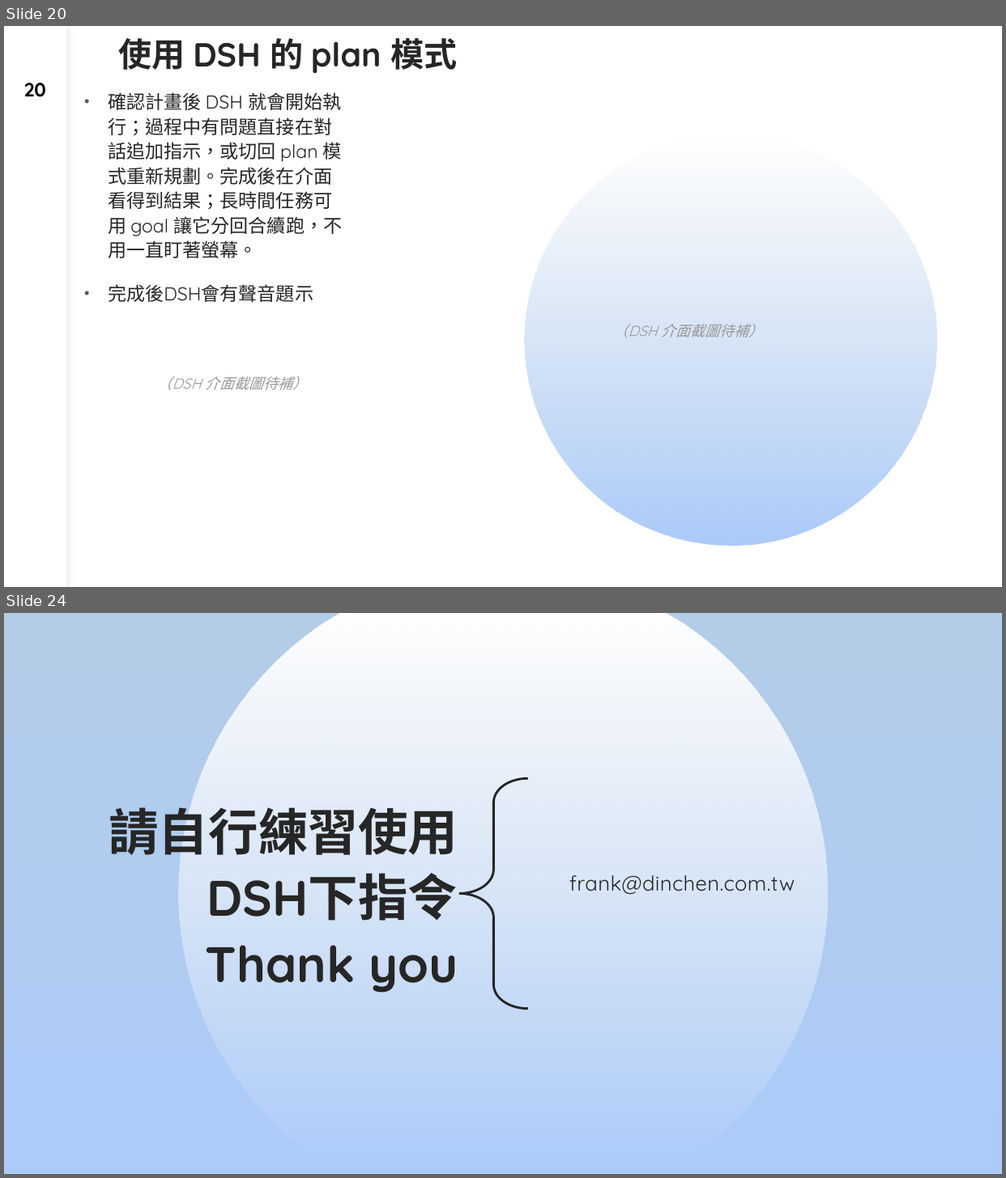
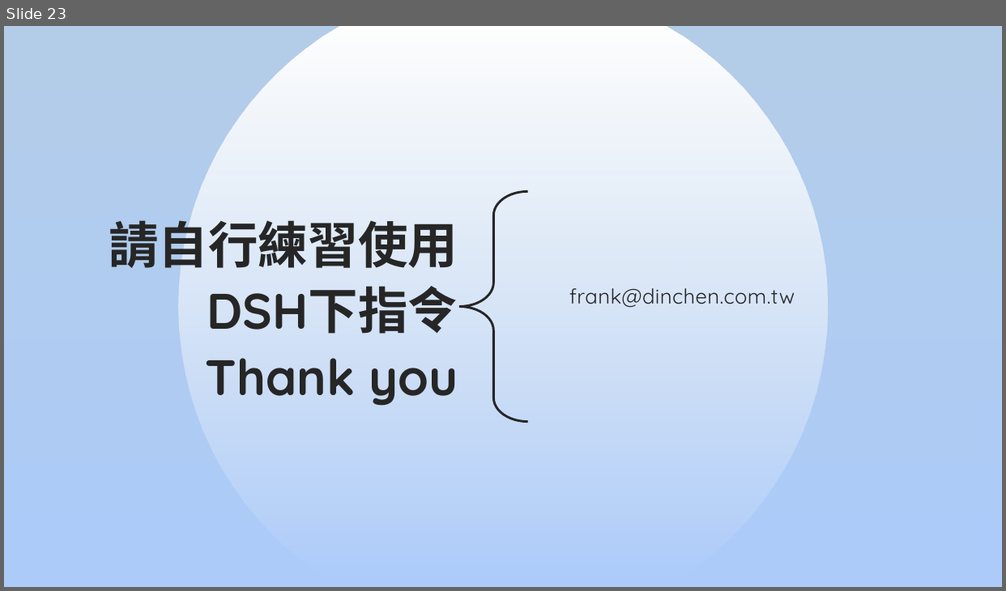
Before and after one commit to dinchentech/tw-selfselect, a slide deck: plans/ppt/TW-SELFSELECT台股買賣自動化系統-W3-講稿版.pptx. Shown one above the other, each under a label of ours: slides 20 and 24 before the commit, slide 23 after it; the slides between them are not shown. The pictures are 1006x1178 and 1006x591 pixels, drawn with LibreOffice and Linux fonts; fonts in the diff are those of the drawing. Boxes give left, top, right and bottom in pixels: in the first picture for what was removed or moved away, otherwise in the second. Text is boxed around its words. In the diff, an @@ line names an element or a change of style, - is before the commit and + after.

```diff
--- a/plans/ppt/TW-SELFSELECT台股買賣自動化系統-W3-講稿版.pptx
+++ b/plans/ppt/TW-SELFSELECT台股買賣自動化系統-W3-講稿版.pptx
@@ slide 20 removed at (4, 26, 1002, 587), background #FFFFFF @@
@@ rectangle removed at (4, 26, 66, 587) @@
@@ title removed at (119, 38, 457, 73) @@
-使用 DSH 的 plan 模式
@@ page number removed at (24, 83, 46, 97) @@
-20
@@ text removed at (108, 92, 342, 302) @@
-• 確認計畫後 DSH 就會開始執行；過程中有問題直接在對話追加指示，或切回 plan 模式重新規劃。完成後在介面看得到結果；長時間任務可用 goal 讓它分回合續跑，不用一直盯著螢幕。
-• 完成後DSH會有聲音題示
@@ ellipse removed at (525, 134, 937, 545) @@
@@ text removed at (614, 324, 764, 338) @@
-（DSH 介面截圖待補）
@@ text removed at (158, 377, 308, 390) @@
-（DSH 介面截圖待補）
@@ what was slide 24 is now slide 23 @@
```
Also in this commit, not shown: 10 slides changed, 1 other file.
